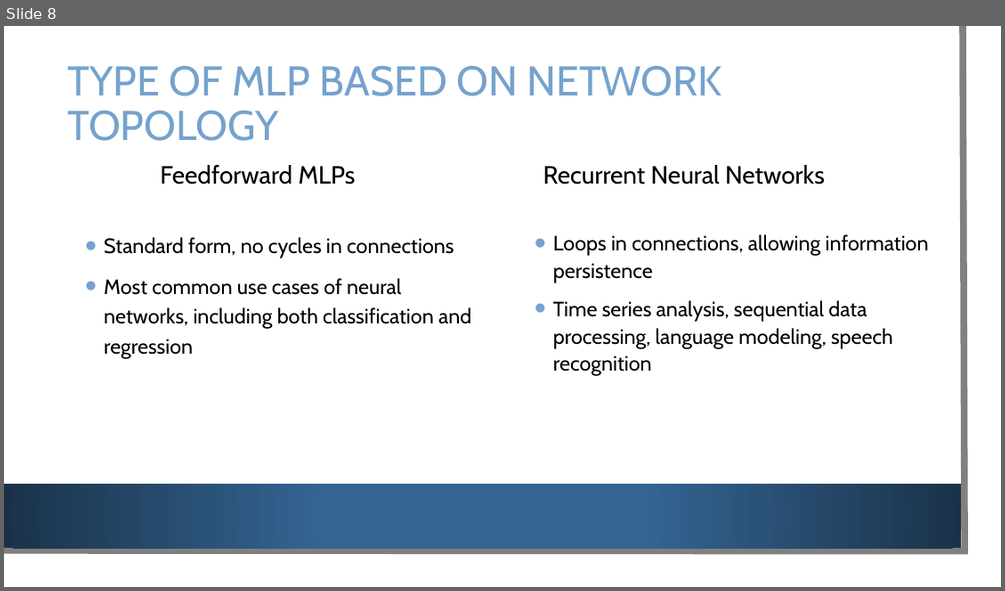
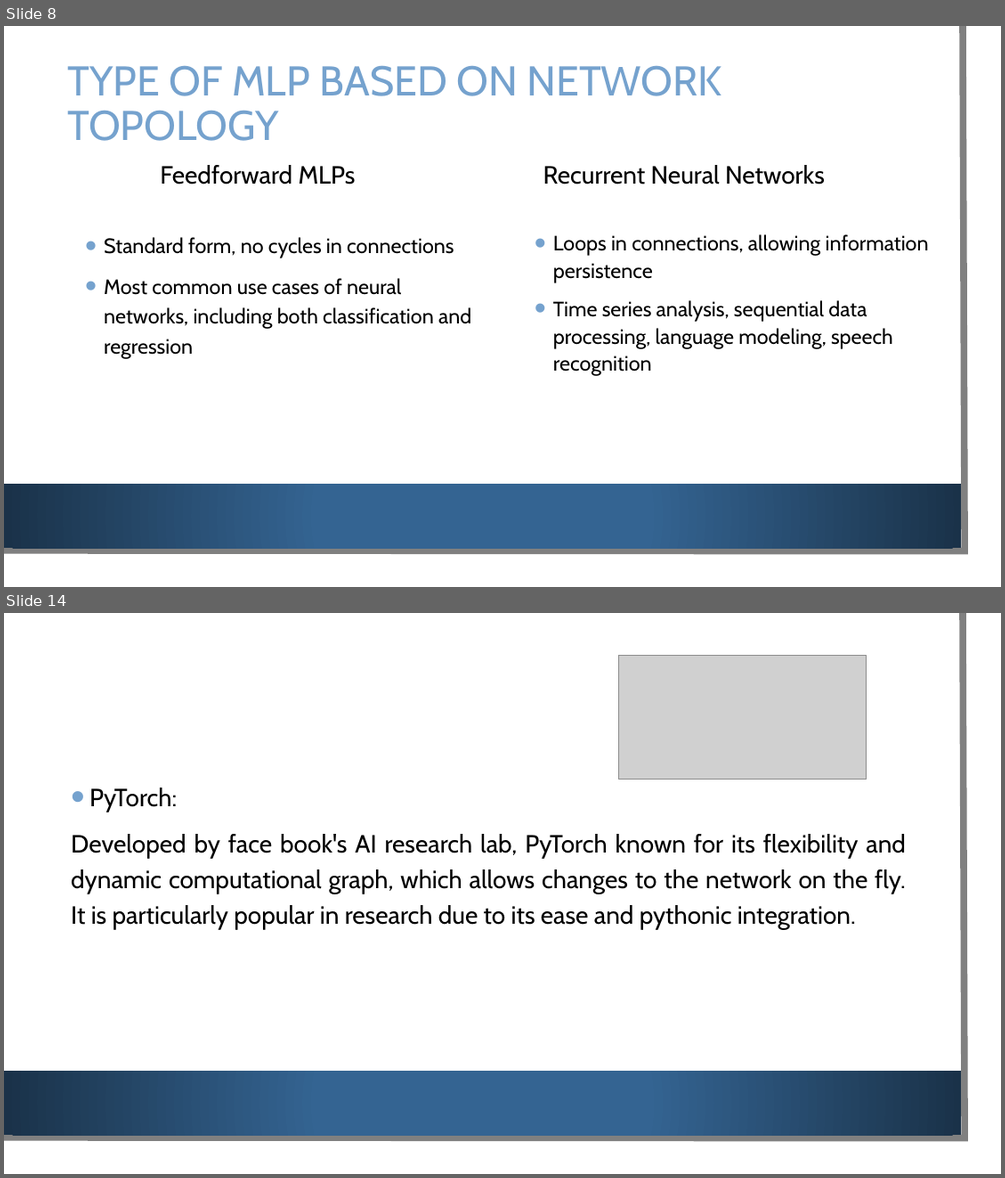
Before and after one commit to SajidMajeed92/PGD-Deep-Learning-2024, a slide deck: Lectures/MLP.pptx. Shown one above the other, each under a label of ours: slide 8 before the commit, slides 8 and 14 after it; the slides between them are not shown. The pictures are 1005x591 and 1005x1178 pixels, drawn with LibreOffice and Linux fonts; fonts in the diff are those of the drawing; grey boxes stand for pictures; background and template pictures are left out. Boxes give left, top, right and bottom in pixels: in the first picture for what was removed or moved away, otherwise in the second. Text is boxed around its words. In the diff, an @@ line names an element or a change of style, - is before the commit and + after.

```diff
--- a/Lectures/MLP.pptx
+++ b/Lectures/MLP.pptx
@@ slide 14 added at [4,613,1001,1174], background picture (left out); not listed: 3 template elements that a slide beside it also shows @@
@@ picture added at [619,655,866,779] @@
@@ text added at [71,787,906,930], 24 pt, text #000000 @@
+• PyTorch:
+Developed by face book's AI research lab, PyTorch known for its flexibility and dynamic computational graph, which allows changes to the network on the fly. It is particularly popular in research due to its ease and pythonic integration.
```
Also in this commit, not shown: 7 other slides added, 1 other file.
